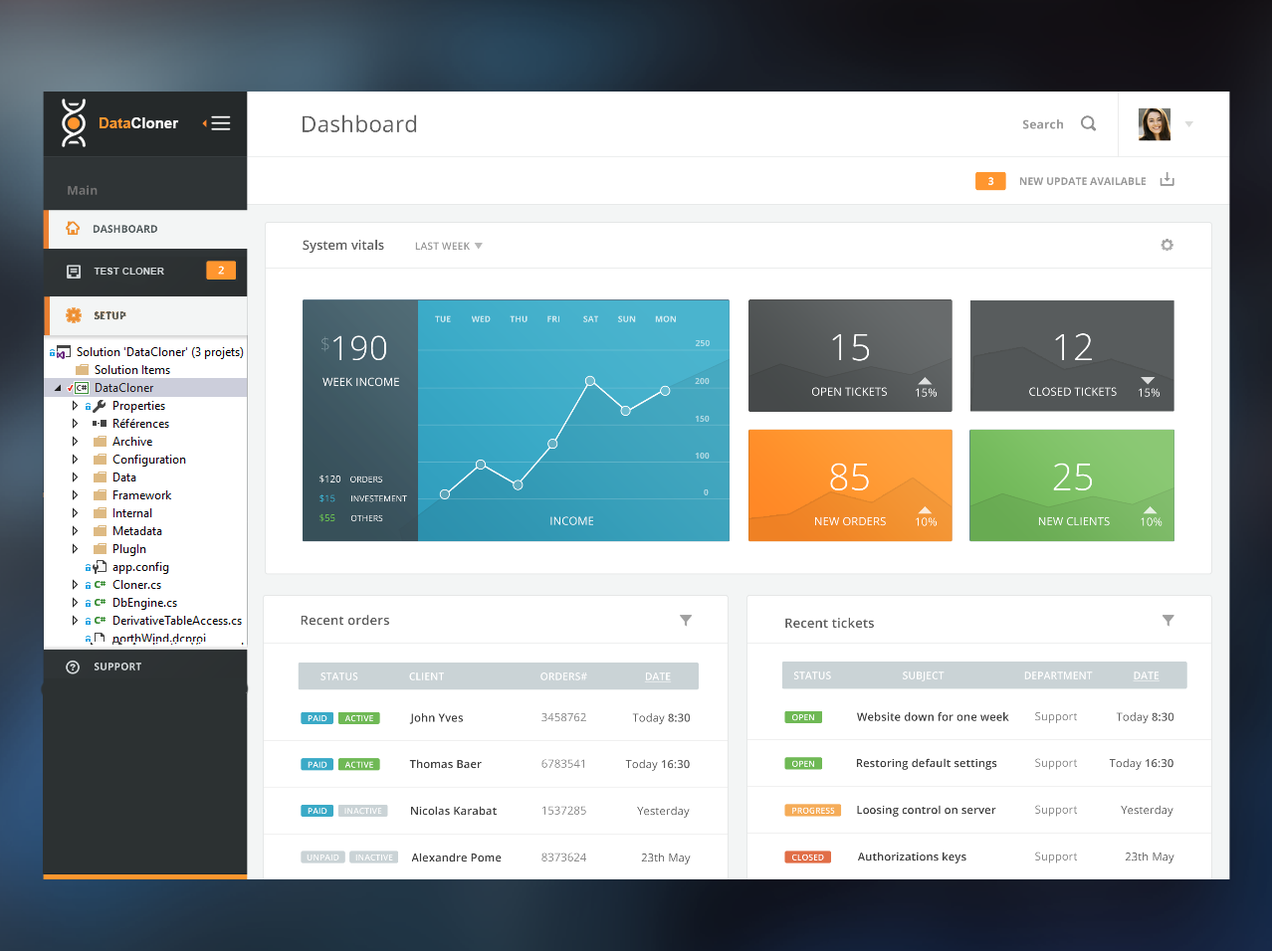
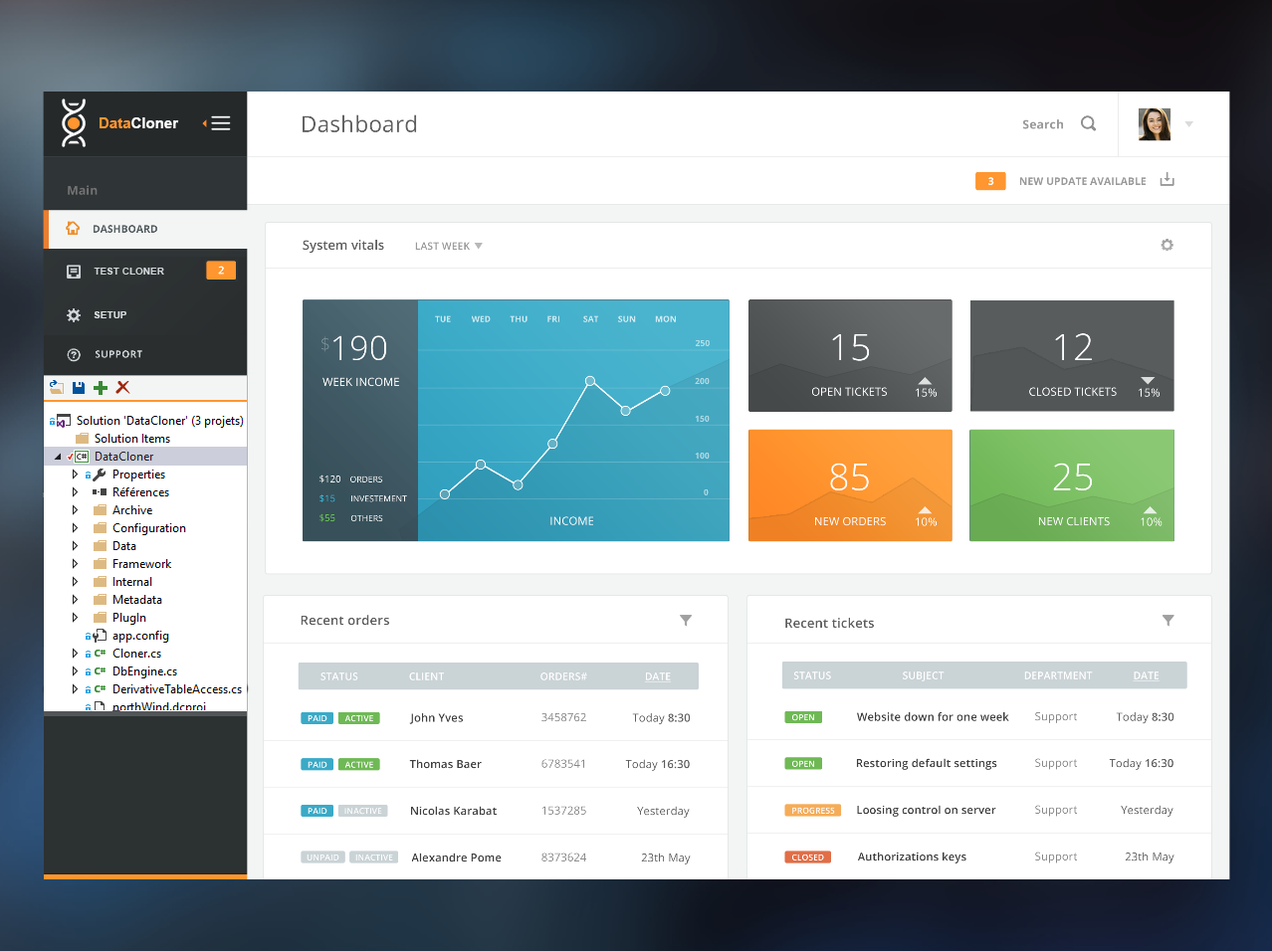
The second (1272, 951) image is a revision of the first. Changes to its layers:
removed layer "Calque 4 copie" over [39, 296, 248, 880]
added group "Menu" with 46 layers above "gray" over [43, 296, 248, 717]
added group "Setup" with 8 layers in group "Menu" over [43, 296, 248, 650]
renamed "Calque 6" to "yelloLine", moved it into group "Active", painted on it over [43, 296, 127, 336]
renamed "Rectangle 2 copie 3" to "innerShadowBottom", hid it, moved it into group "Active" over [43, 645, 247, 650]
renamed "Rectangle 2 copie 2" to "innerShadowTop", hid it, moved it into group "Active" over [43, 335, 247, 341]
added group "Support" with 2 layers in group "Menu" over [43, 335, 247, 376]
added layer "Calque 8" in group "Support" over [43, 372, 247, 376]
moved "Calque 5" into group "Support", painted on it over [43, 296, 248, 375]
added group "Solution" with 33 layers in group "Menu" over [43, 374, 247, 717]
added group "HeaderLight2" with 8 layers in group "Solution" over [43, 374, 247, 717]
added layer "add" (1st of 3, in "Menu" › "Solution" › "HeaderLight2") in group "HeaderLight2" over [92, 380, 109, 397]
added layer "open" (1st of 3, in "Menu" › "Solution" › "HeaderLight2") in group "HeaderLight2" over [48, 379, 65, 396]
added layer "back" (1st of 3, in "Menu" › "Solution" › "HeaderLight2") in group "HeaderLight2" over [43, 376, 247, 400]
added layer "lineYellow2" (1st of 3, in "Menu" › "Solution" › "HeaderLight2") in group "HeaderLight2" over [43, 399, 247, 402]
added layer "lineYellow" (1st of 3, in "Menu" › "Solution" › "HeaderLight2") in group "HeaderLight2" over [43, 374, 247, 377]
added layer "innerBorderBottomGray" (1st of 3, in "Menu" › "Solution" › "HeaderLight2") in group "HeaderLight2" over [43, 711, 247, 717]
added layer "solutionTree" in group "Solution" over [43, 408, 247, 716]
renamed "Rectangle 2 copie 4" to "Calque 7", painted on it over [39, 296, 248, 880]
…and 4 more changes (4 added)
